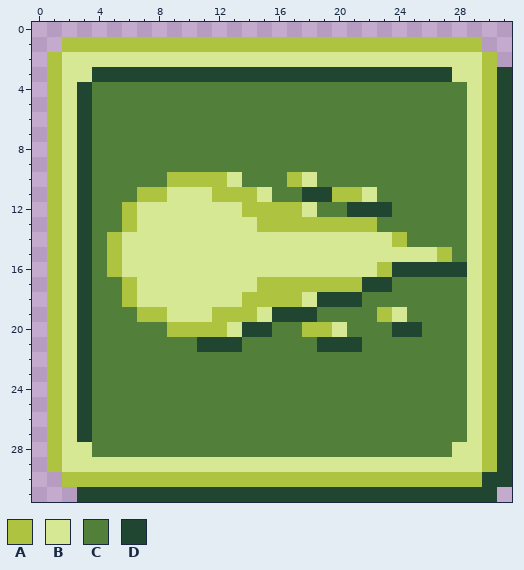
A pixel-art sprite gets an edit: res/img/upgrades/fireup.png. The picture above is the old version.
The file is 32x32 pixels.
Palette (. is transparent): A #aec440  B #d7e894  C #527f39  D #204631
Pixels before, first column x 1:
 1 .AAAAAAAAAAAAAAAAAAAAAAAAAAAA..
 2 ABBBBBBBBBBBBBBBBBBBBBBBBBBBBA.
 3 ABBDDDDDDDDDDDDDDDDDDDDDDDDBBAD
 4 ABDCCCCCCCCCCCCCCCCCCCCCCCCCBAD
 5 ABDCCCCCCCCCCCCCCCCCCCCCCCCCBAD
 6 ABDCCCCCCCCCCCCCCCCCCCCCCCCCBAD
 7 ABDCCCCCCCCCCCCCCCCCCCCCCCCCBAD
 8 ABDCCCCCCCCCCCCCCCCCCCCCCCCCBAD
 9 ABDCCCCCCCCCCCCCCCCCCCCCCCCCBAD
10 ABDCCCCCAAAABCCCABCCCCCCCCCCBAD
11 ABDCCCAABBBAAABCCDDAABCCCCCCBAD
12 ABDCCABBBBBBBAAAABCCDDDCCCCCBAD
13 ABDCCABBBBBBBBAAAAAAAACCCCCCBAD
14 ABDCABBBBBBBBBBBBBBBBBBACCCCBAD
15 ABDCABBBBBBBBBBBBBBBBBBBBBACBAD
16 ABDCABBBBBBBBBBBBBBBBBADDDDDBAD
17 ABDCCABBBBBBBBAAAAAAADDCCCCCBAD
18 ABDCCABBBBBBBAAAABDDDCCCCCCCBAD
19 ABDCCCAABBBAAABDDDCCCCABCCCCBAD
20 ABDCCCCCAAAABDDCCAABCCCDDCCCBAD
21 ABDCCCCCCCDDDCCCCCDDDCCCCCCCBAD
22 ABDCCCCCCCCCCCCCCCCCCCCCCCCCBAD
23 ABDCCCCCCCCCCCCCCCCCCCCCCCCCBAD
24 ABDCCCCCCCCCCCCCCCCCCCCCCCCCBAD
25 ABDCCCCCCCCCCCCCCCCCCCCCCCCCBAD
26 ABDCCCCCCCCCCCCCCCCCCCCCCCCCBAD
27 ABDCCCCCCCCCCCCCCCCCCCCCCCCCBAD
28 ABBCCCCCCCCCCCCCCCCCCCCCCCCBBAD
29 ABBBBBBBBBBBBBBBBBBBBBBBBBBBBAD
30 .AAAAAAAAAAAAAAAAAAAAAAAAAAAADD
31 ..DDDDDDDDDDDDDDDDDDDDDDDDDDDD.
And afterwards:
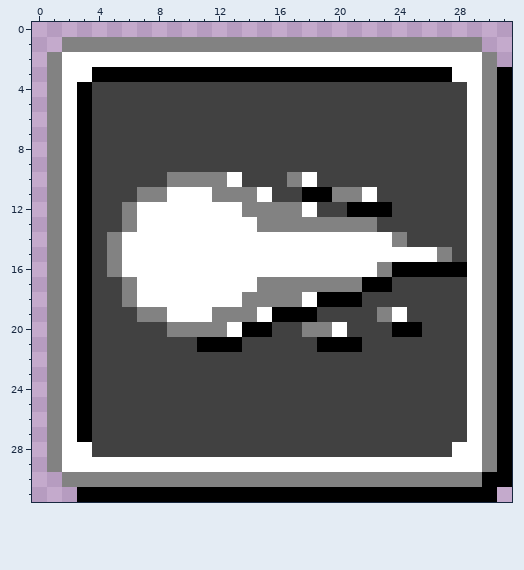
Change:
colour A: #aec440 -> #828282
colour B: #d7e894 -> #ffffff
colour C: #527f39 -> #414141
colour D: #204631 -> #000000
Pixel boxes of the changes (left, top, right, bottom) in both pictures:
changed: (47, 37, 512, 502)
